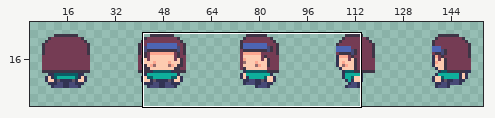
Edited in one commit: pixel-art file (Assets/Art/Avatar/S_ENT_Avatar.aseprite). Above, an overview of the earlier version with the close-up marked.
Close-up. First the earlier version:
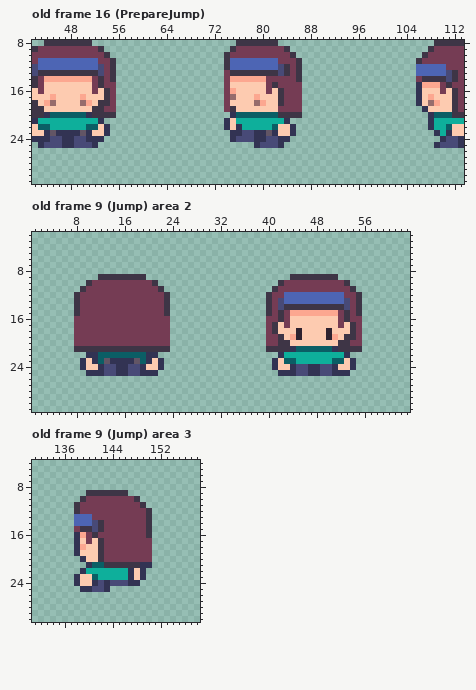
160x32 pixels, 27 frames. Shown: old frame 16 (PrepareJump): x 42..113, y 8..31; old frame 9 (Jump) area 2: x 1..63, y 2..31; old frame 9 (Jump) area 3: x 131..158, y 4..30. The wide view leaves out empty margins. The commit also changed other frames or places, which this record leaves out.
After the commit:
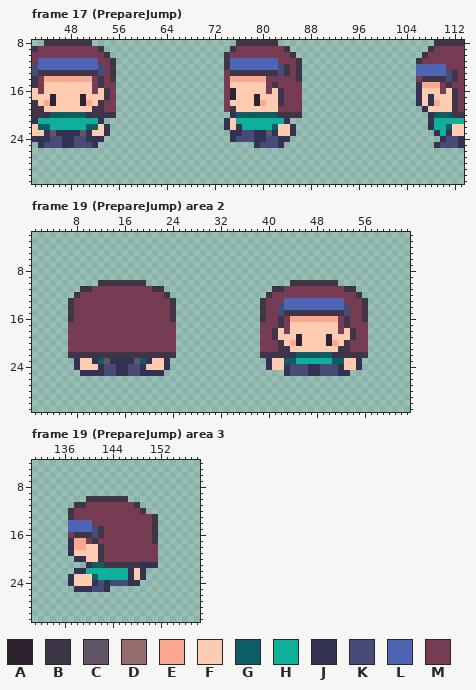
Palette (. is transparent): A #2e222f  B #3e3546  C #625565  D #966c6c  E #fca790  F #fdcbb0  G #0b5e65  H #0eaf9b  J #323353  K #484a77  L #4d65b4  M #753c54
A new or re-ordered frame is compared with the old frame closest to it.
Commit: HighJumpAnimation
Changes in this commit:
frames 27 -> 31
--- frame 17 (PrepareJump) against old frame 16 (PrepareJump)
@@ x 42..113 @@
 15 BMFFFFFFFFMBMM..................MFFFFFFMBMMMM...................JEEEMBMM
-16 FMFFFFFFFFMFBM..................MEFFFFFMFBMMM...................JFFFMFBM
-17 FFFEFFFFEFFFBM..................MDFFFEFFFBMMM...................JFEFFFBM
-18 BFEDFFFFDEFBBM..................MFFFFDEFFBMMM...................JFDEFFBM
+16 FMFFFFFFFFMFBM..................MAFFFFFMFBMMM...................JFFFMFBM
+17 FFFAFFFFAFFFBM..................MAFFFAFFFBMMM...................JFJFFFBM
+18 BFEAFFFFAEFBMM..................MFFFFAEFFBMMM...................JFJEFFBM
 19 BBFFFFFFFFBBMM..................MBFFFFFFFMMMM....................JFFFFBM
--- frame 19 (PrepareJump) area 2 is new; against old frame 9 (Jump)
@@ x 1..63 @@
  8 ...............................................................
- 9 ...........BBBBBBBB........................BBBBBBBB............
-10 .........BMMMMMMMMMMB....................BMMMMMMMMMMB..........
-11 ........BMMMMMMMMMMMMB..................BMMMMMMMMMMMMB.........
-12 .......BMMMMMMMMMMMMMMB................BMMLLLLLLLLLLMMB........
-13 .......BMMMMMMMMMMMMMMB................BMKLLLLLLLLLLKMB........
-14 .......BMMMMMMMMMMMMMMB................BMKBBBBBBBBBBKMB........
-15 .......BMMMMMMMMMMMMMMB................BMBMEEEEEEEEMBMB........
-16 .......MMMMMMMMMMMMMMMM................MMBMFFFFFFFFMBMM........
-17 .......MMMMMMMMMMMMMMMM................MBFMFFFFFFFFMFBM........
-18 .......MMMMMMMMMMMMMMMM................MBFFFAFFFFAFFFBM........
-19 .......MMMMMMMMMMMMMMMM................MMBFEAFFFFAEFBBM........
-20 .......MMMMMMMMMMMMMMMM................MMBBFFFFFFFFBBMM........
-21 .......BBBBBBBBBBBBBBBB................BBBBJGGGGGGJBBBB........
-22 .........JJGGGGGGGGJJ....................JHHHHHHHHHHJ..........
-23 ........JFJGCJJJJCGJFJ..................JFGGHHHHHHGGFJ.........
-24 ........JFFJKKJJKKJFFJ..................JFFJKKJJKKJFFJ.........
-25 .........JJJKKJJKKJJJ....................JJJKKJJKKJJJ..........
+ 9 ...............................................................
+10 ...........BBBBBBBB........................BBBBBBBB............
+11 ........BBMMMMMMMMMMBB..................BBMMMMMMMMMMBB.........
+12 .......BMMMMMMMMMMMMMMB................BMMMMMMMMMMMMMMB........
+13 ......BMMMMMMMMMMMMMMMMB..............BMMMLLLLLLLLLLMMMB.......
+14 ......BMMMMMMMMMMMMMMMMB..............BMMKLLLLLLLLLLKMMB.......
+15 ......BMMMMMMMMMMMMMMMMB..............BMMKBBBBBBBBBBKMMB.......
+16 ......BMMMMMMMMMMMMMMMMB..............BMMBMEEEEEEEEMBMMB.......
+17 ......MMMMMMMMMMMMMMMMMM..............MMMBMFFFFFFFFMBMMM.......
+18 ......MMMMMMMMMMMMMMMMMM..............MMBFMFFFFFFFFMFBMM.......
+19 ......MMMMMMMMMMMMMMMMMM..............MMBFFFAFFFFAFFFBMM.......
+20 ......MMMMMMMMMMMMMMMMMM..............MMMBFEAFFFFAEFBMMM.......
+21 ......MMMMMMMMMMMMMMMMMM..............MMMBBFFFFFFFFBBMMM.......
+22 ......BBBBBBBBBBBBBBBBBB..............BBBBBJGGGGGGJBBBBB.......
+23 .......JFFJGCJJJJCGJFFJ................JFFGGHHHHHHGGFFJ........
+24 .......JFFFJKKJJKKJFFFJ................JFFJKKKJJKKKJFFJ........
+25 ........JJJJKKJJKKJJJJ....................JKKKJJKKKJJ..........
 26 ...............................................................
--- frame 19 (PrepareJump) area 3 is new; against old frame 9 (Jump)
@@ x 135..153 @@
  8 ...................
- 9 .....BBBBBBB.......
-10 ....BMMMMMMMMB.....
-11 ...BMMMMMMMMMMB....
-12 ...BMMMMMMMMMMMB...
-13 ...LLLMMMMMMMMMB...
-14 ...LLLKBMMMMMMMB...
-15 ...MBBKBMMMMMMMB...
-16 ...JEMBMMMMMMMMB...
-17 ...JFMFBMMMMMMMM...
-18 ...JEFFBMMMMMMMM...
-19 ...JFFFBMMMMMMMM...
-20 ....JFFBMMMMMMMM...
-21 .....JGGBBBBBBJJ...
-22 ....JHHHHHHHJFJ....
-23 ...JFFGHHHHHJFJ....
-24 ...JFFJKJKKKJJ.....
-25 ....JJKKJ..........
+ 9 ...................
+10 .....BBBBBBB.......
+11 ...BBMMMMMMMMB.....
+12 ..BMMMMMMMMMMMB....
+13 ..BMMMMMMMMMMMMMB..
+14 ..LLLLMMMMMMMMMMB..
+15 ..LLLLKBMMMMMMMMB..
+16 ..MBBBKBMMMMMMMMB..
+17 ..JEEMBMMMMMMMMMB..
+18 ..JEEFFBMMMMMMMMM..
+19 ..JFFFFBMMMMMMMMM..
+20 ...JJFFBMMMMMMMMM..
+21 .....JGGBBBBBBJJJ..
+22 ...JJHHHHHHHJFJ....
+23 ..JFFFGHHHHHJFJ....
+24 ..JFFFJKJKKKJJ.....
+25 ...JJJKKJ..........
 26 ...................
Where, in picture pixels (left, top, right, bottom), the same in both close-ups:
changed: (230, 88, 260, 106)
changed: (50, 94, 86, 106)
changed: (428, 94, 434, 106)
changed: (104, 100, 110, 106)
changed: (68, 274, 176, 376)
changed: (260, 274, 368, 376)
changed: (68, 490, 158, 592)
